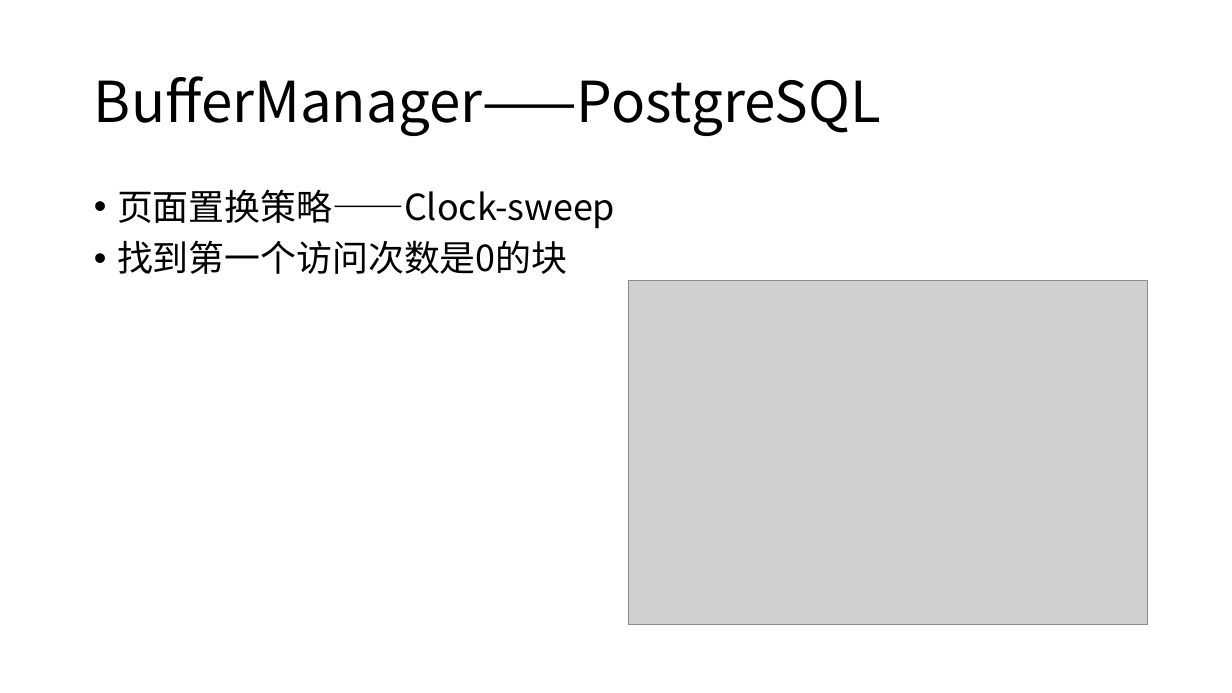
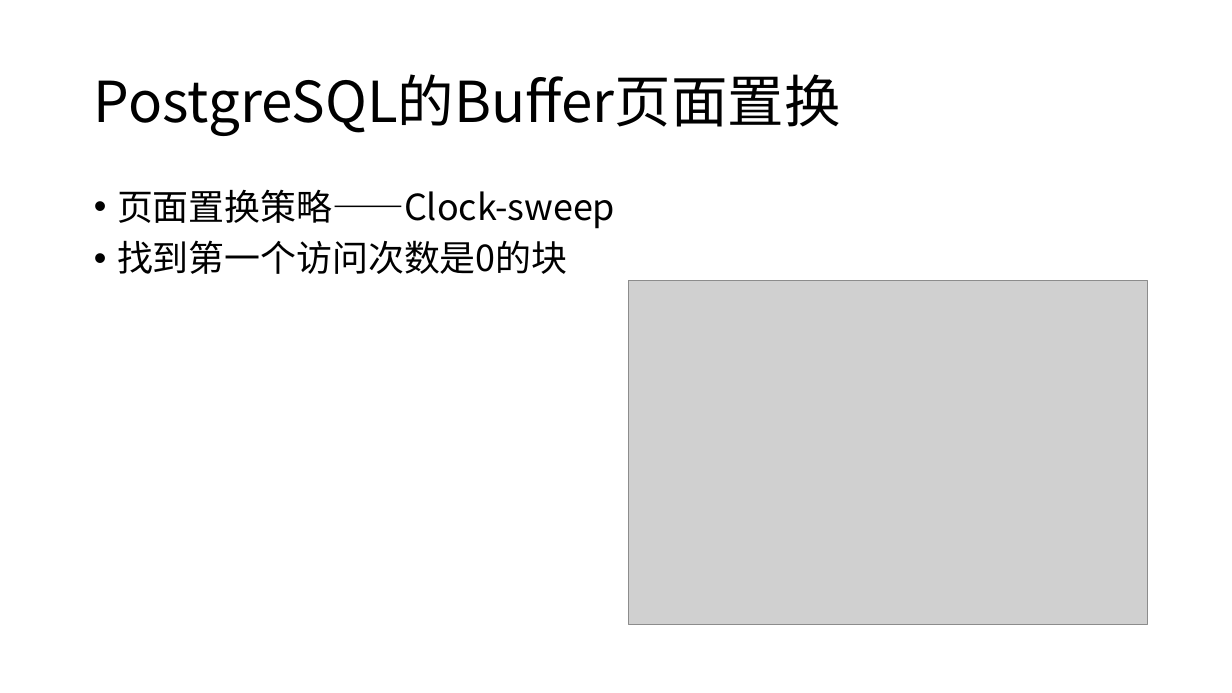
Before and after one commit to yummyliu/papers, a slide deck: slide 16 of 工作分享.pptx (slide 13 before the commit). Drawn at 1232x693 pixels with LibreOffice and Linux fonts; fonts in the diff are those of the drawing; grey boxes stand for pictures. Boxes give left, top, right and bottom in pixels: in the first picture for what was removed or moved away, otherwise in the second. Text is boxed around its words. In the diff, an @@ line names an element or a change of style, - is before the commit and + after.

```diff
--- a/工作分享.pptx
+++ b/工作分享.pptx
@@ title at [94,74,841,136]: text changed @@
-BufferManager——PostgreSQL
+PostgreSQL的Buffer页面置换
```
Also in this commit, not shown: 23 other slides changed, 11 slides added, 3 slides removed.
